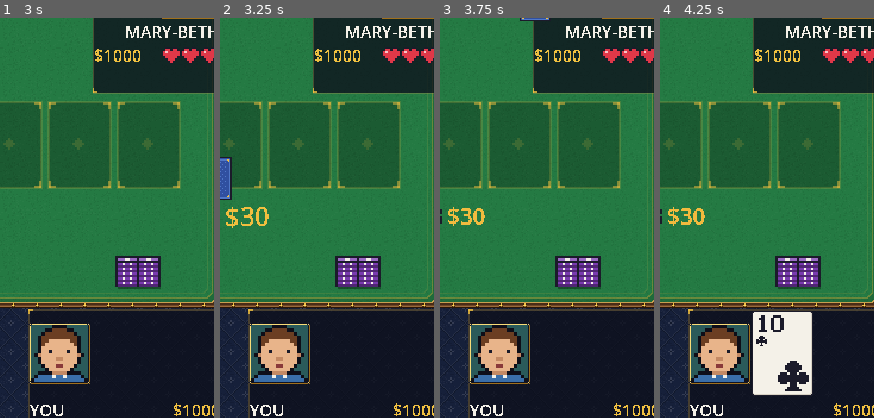
Above: before the commit, frames 1-4 (left to right).
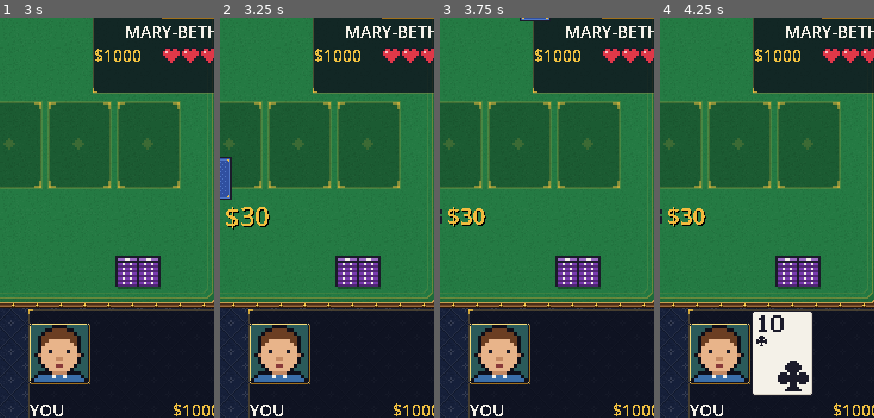
Above: after the commit, the same moments.

Repository: ryanlacroix/poker2
Game: Godot game, scene res://scenes/table.tscn
Same seed, same stepped clock (60 frames per second), same inputs: the game is played once before the commit and once after it. This scene is started directly instead of the project's main scene.
Inputs (mouse positions are % of the whole screen's width and height, from its top left):
- Up to frame 1 (3 s): tap Enter at 0.5, 2 s; drag from (77, 91) to (60, 28) at 0.52 s; tap Space at 1.25 s; drag from (16, 47) to (45, 70) at 1.27 s; move the mouse to (16, 30) at 2.02 s; tap R at 2.1 s; click (16, 30) at 2.17 s; drag from (16, 12) to (20, 35) at 2.77 s
- Up to frame 2 (3.25 s): no input
- Up to frame 3 (3.75 s): drag from (84, 12) to (55, 50) at 3.52 s
- Up to frame 4 (4.25 s): no input
The pictures show only the part of the screen within x 48-97%, y 46-96%; the shares and areas given below are measured in that part.

Frame 1 is identical in both runs. In frame 2, 0.2% of the frame differs, in the area x 3-24%, y 47-53%; in frame 3, 0.1%; in frame 4, 0.1%.

Commit message:
improved pot vfx

Diff:
--- a/scripts/ui/pot_view.gd
+++ b/scripts/ui/pot_view.gd
@@ -19,6 +19,10 @@
 ## Once the pot empties, how long the display takes to fade out, and how far it sinks meanwhile.
 const FADE_SECONDS := 0.35
 const FADE_FALL := 10.0
+## The amount's hard-edged shadow, down and to the right: 1 pixel at the resting size, plus a pixel
+## for every this many points the text has grown.
+const SHADOW_COLOR := Color.BLACK
+const SHADOW_STEP := 16.0
 
 var amount := 0:
 	set(value):
@@ -109,5 +113,7 @@
 
 	# Baseline that vertically centres the text's cap height on the icon.
 	var baseline := floorf(mid_y + (font.get_ascent(text_size) - font.get_descent(text_size)) / 2)
-	draw_string(font, Vector2(left + icon.x + GAP, baseline), text,
-		HORIZONTAL_ALIGNMENT_LEFT, -1, text_size, growth_color(k) * tint)
+	var at := Vector2(left + icon.x + GAP, baseline)
+	var shadow := float(maxi(1, roundi(text_size / SHADOW_STEP)))
+	draw_string(font, at + Vector2(shadow, shadow), text, HORIZONTAL_ALIGNMENT_LEFT, -1, text_size, SHADOW_COLOR * tint)
+	draw_string(font, at, text, HORIZONTAL_ALIGNMENT_LEFT, -1, text_size, growth_color(k) * tint)
